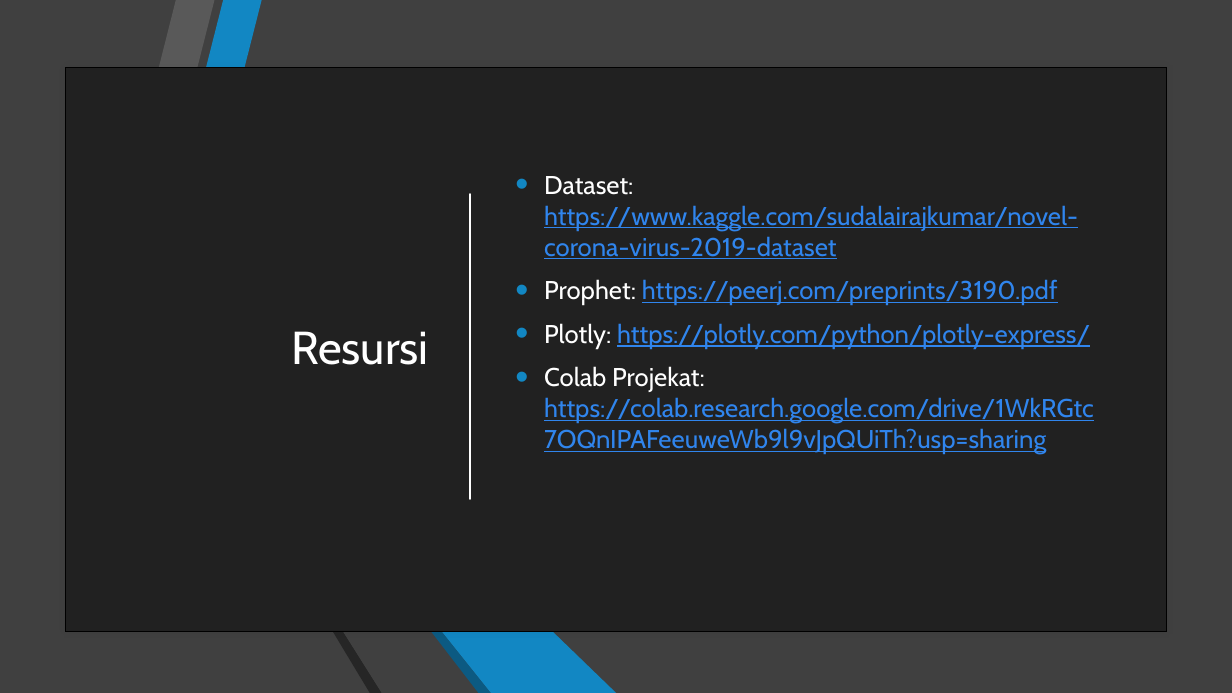
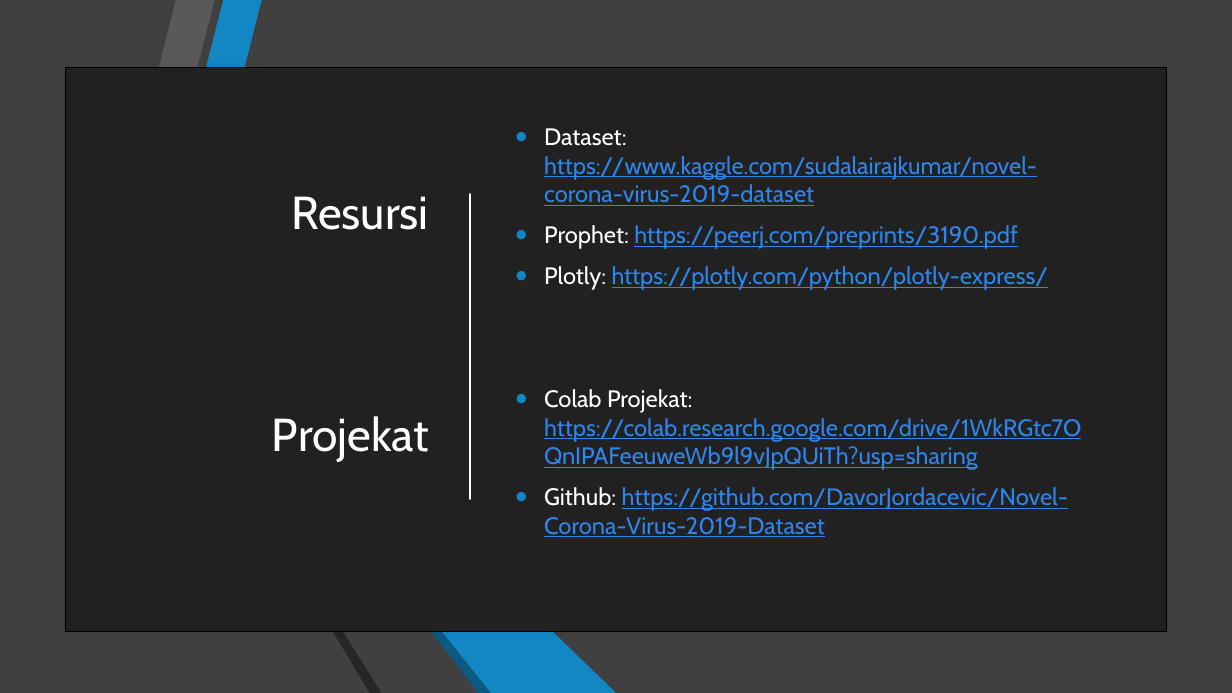
Before and after one commit to DavorJordacevic/Novel-Corona-Virus-2019-Dataset, a slide deck: slide 14 of Programski jezici DS.pptx (slide 13 before the commit). Drawn at 1232x693 pixels with LibreOffice and Linux fonts; fonts in the diff are those of the drawing. Boxes give left, top, right and bottom in pixels: in the first picture for what was removed or moved away, otherwise in the second. Text is boxed around its words. In the diff, an @@ line names an element or a change of style, - is before the commit and + after.

```diff
--- a/Programski jezici DS.pptx
+++ b/Programski jezici DS.pptx
@@ text at (544,128,1081,470): size 20 to 18.5 pt in "Dataset: https://www.kaggle.com/sudalairajkumar/novel-corona ...", "Prophet: https://peerj.com/preprints/3190.pdf", "Plotly: https://plotly.com/python/plotly-express/", "Colab Projekat: https://colab.research.google.com/drive/1WkR ..." @@
@@ title at (272,196,429,462): text changed @@
-Resursi
+Resursi
+Projekat
@@ text at (544,487,1068,537): paragraph added @@
+• Github: https://github.com/DavorJordacevic/Novel-Corona-Virus-2019-Dataset
```
Also in this commit, not shown: 1 slide added.
